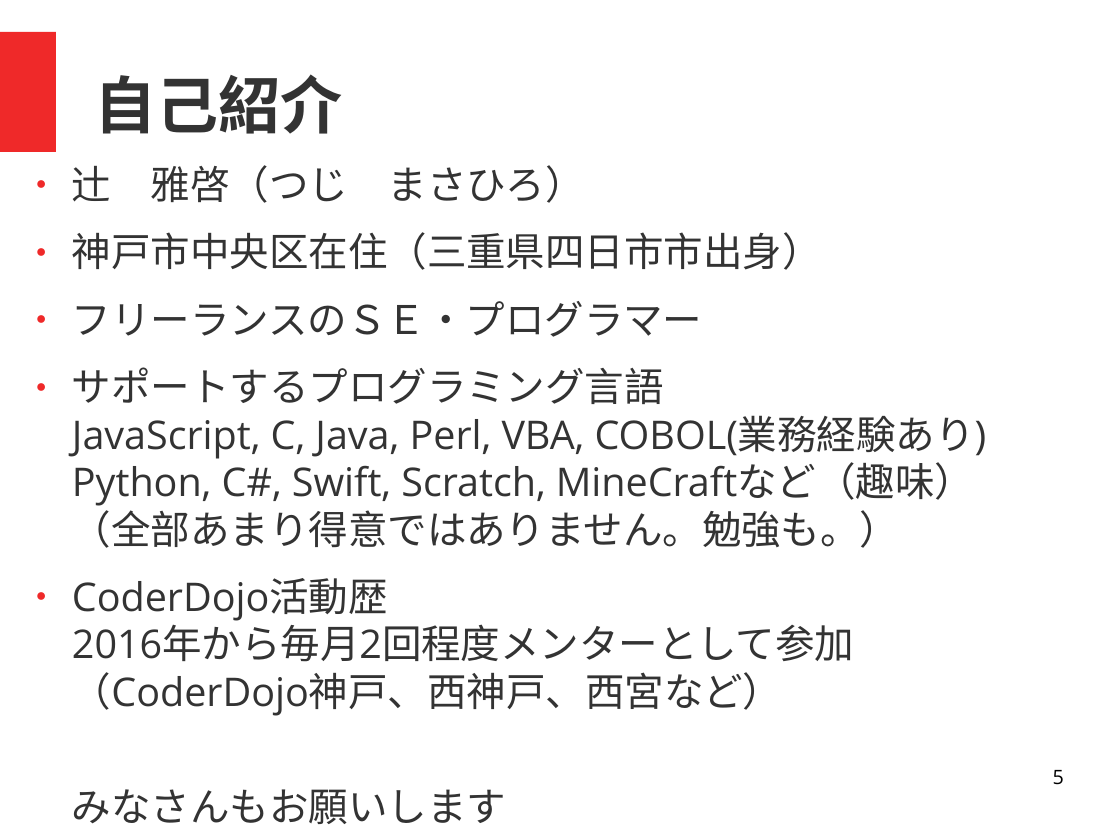
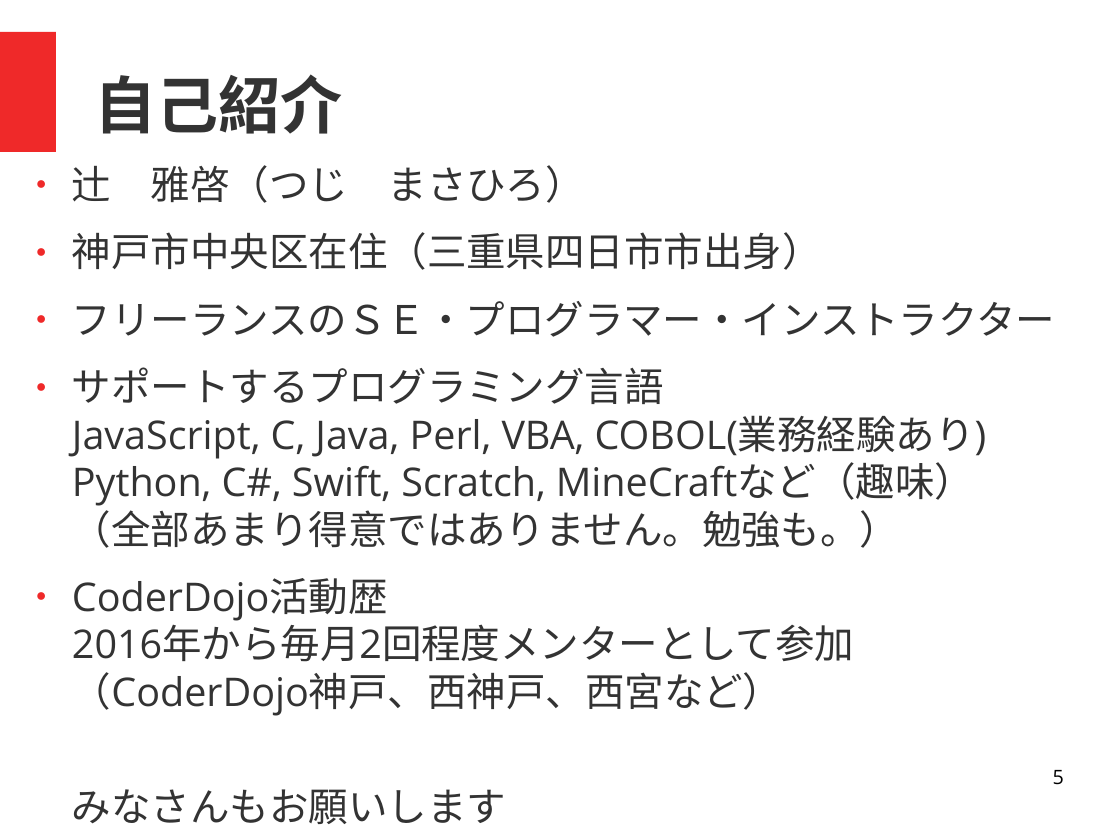
Before and after one commit to coderdojo-nada/resource, a slide deck: slide 5 of guide/coderdojo-nada紹介.odp. Drawn at 1120x840 pixels with LibreOffice and Linux fonts; fonts in the diff are those of the drawing. Boxes give left, top, right and bottom in pixels: in the first picture for what was removed or moved away, otherwise in the second. Text is boxed around its words. In the diff, an @@ line names an element or a change of style, - is before the commit and + after.

```diff
--- a/guide/coderdojo-nada紹介.odp
+++ b/guide/coderdojo-nada紹介.odp
@@ text at (72, 301, 1055, 337): text changed @@
-● フリーランスのＳＥ・プログラマー
+● フリーランスのＳＥ・プログラマー・インストラクター
```
Also in this commit, not shown: 3 other slides changed, 1 slide removed, 1 other file.
